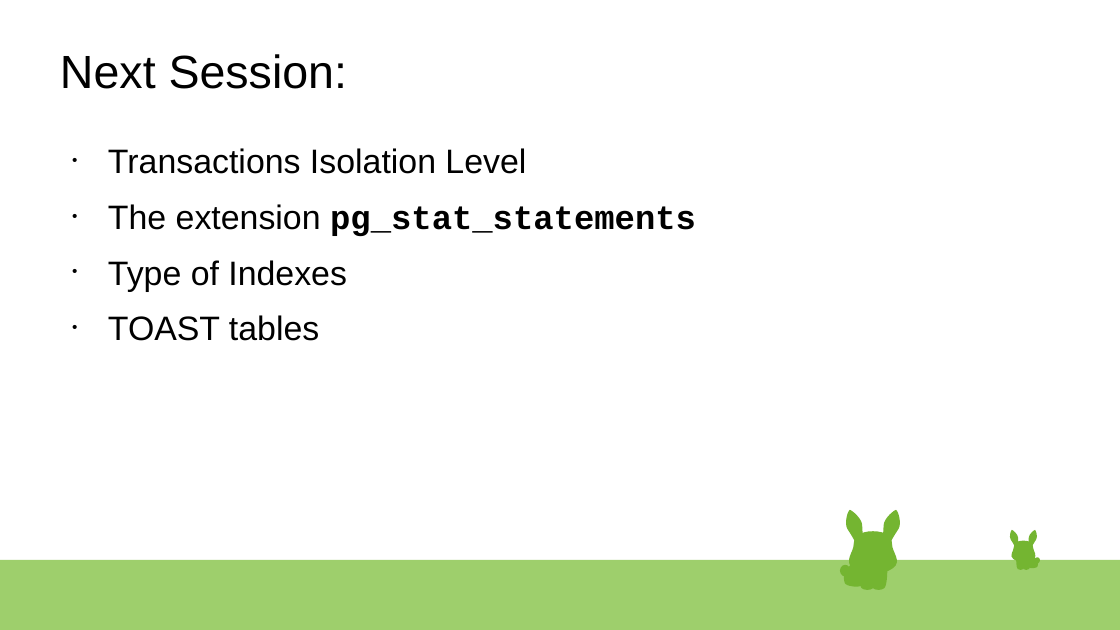
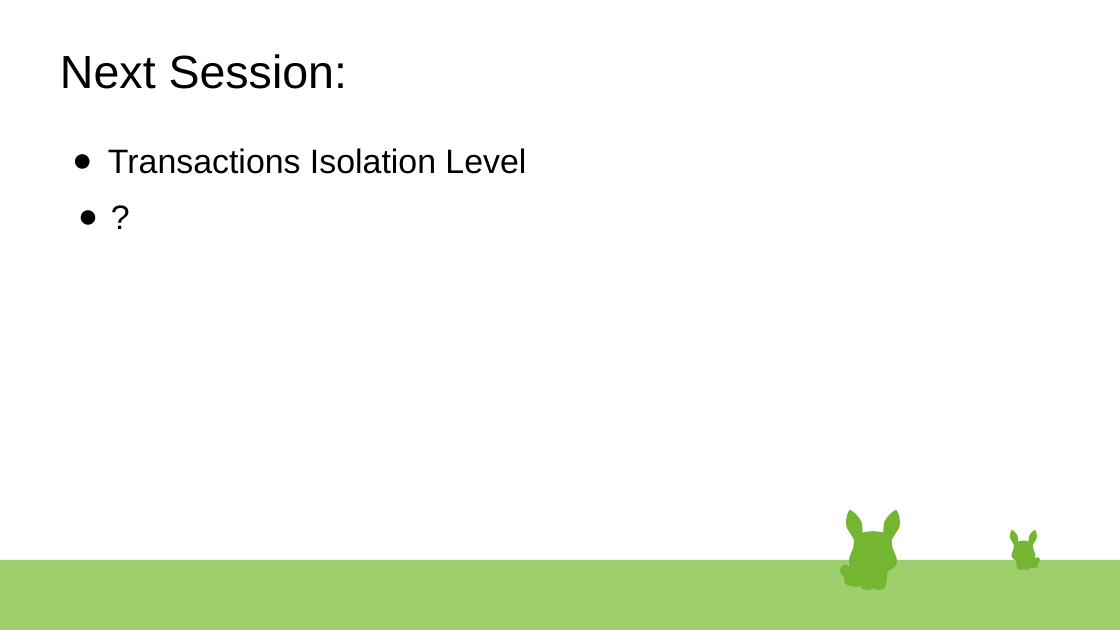
Before and after one commit to rsibanez89/postgres-indexing, a slide deck: slide 20 of Presentation.odp (slide 16 before the commit). Drawn at 1120x630 pixels with LibreOffice and Linux fonts; fonts in the diff are those of the drawing. Boxes give left, top, right and bottom in pixels: in the first picture for what was removed or moved away, otherwise in the second. Text is boxed around its words. In the diff, an @@ line names an element or a change of style, - is before the commit and + after.

```diff
--- a/Presentation.odp
+++ b/Presentation.odp
@@ text at bbox=[108, 204, 696, 341]: text changed @@
-• The extension pg_stat_statements
-• Type of Indexes
-• TOAST tables
+● ?
```
Also in this commit, not shown: 12 other slides changed, 5 slides added.
